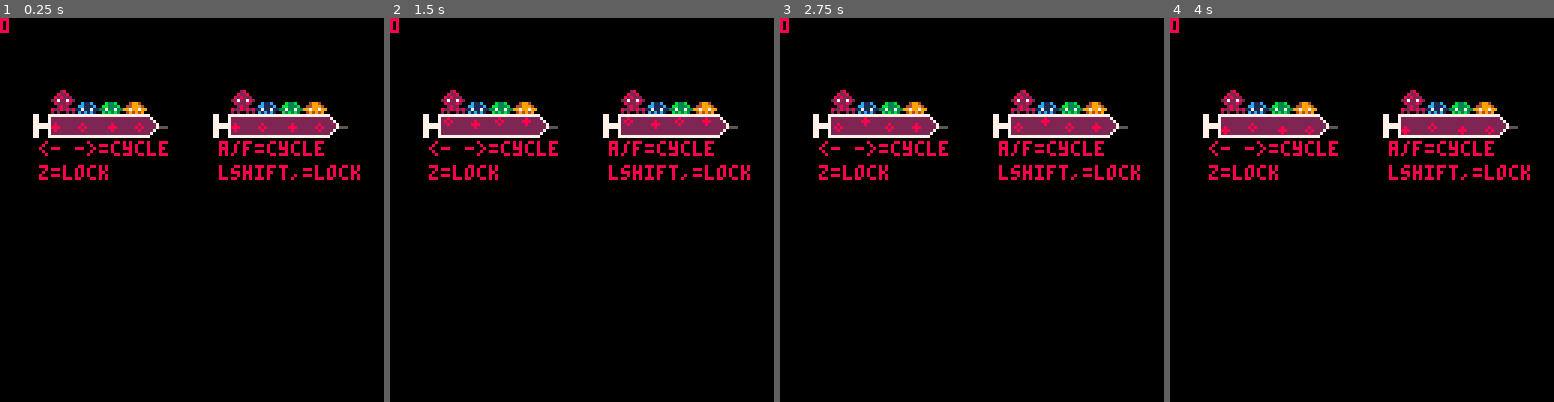
Above: before the commit, frames 1-4 (left to right).
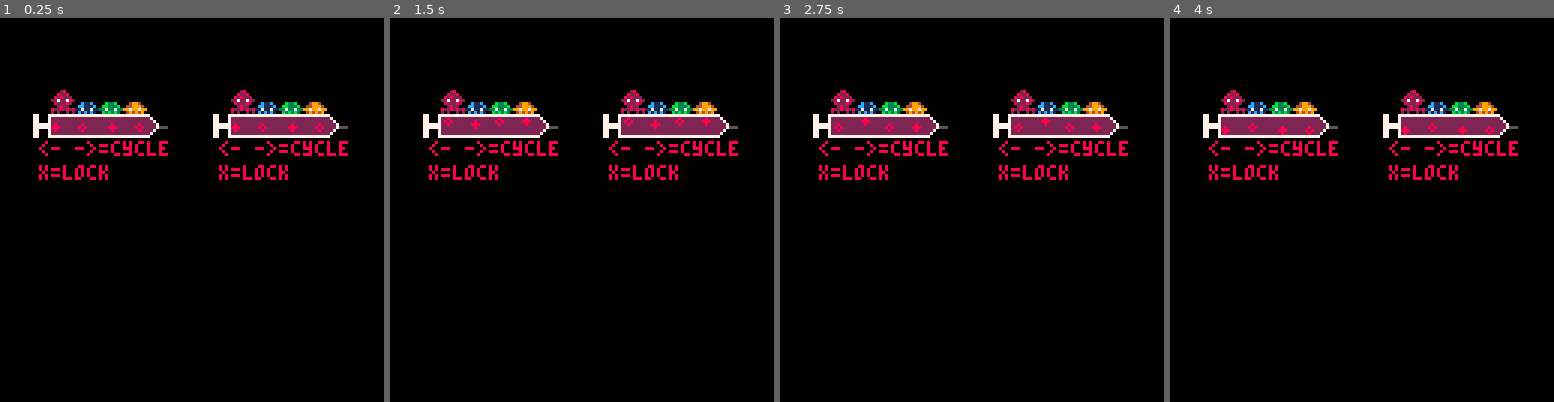
Above: after the commit, the same moments.

Repository: Von-dy/Game_Design_Final_Project
Game: PICO-8 cartridge current_build.p8
Two runs of this game, one before a commit and one after it. Both use one fixed random seed, a clock stepped at 60 frames per second and the inputs below.
Inputs:
- Up to frame 1 (0.25 s): no input
- Up to frame 2 (1.5 s): tap X (X key) at 0.33, 1.07 s; tap O (Z key) at 0.7 s
- Up to frame 3 (2.75 s): hold Right 1.6-2.1 s; tap O (Z key) at 1.7, 2.1, 2.5 s; tap X (X key) at 1.85 s; hold Up 2.15-2.42 s; hold Right from 2.47 s (still down)
- Up to frame 4 (4 s): tap O (Z key) at 2.9, 3.3, 3.7 s; tap X (X key) at 2.97 s; release Right at 3.03 s; hold Left 3.08-3.58 s; hold Down 3.63-3.97 s

The runs differ from the first frame. In frame 1, 1.2% of the frame differs, in the area x 0-94%, y 0-43%; in frame 2, 1.2%; in frame 3, 1.2%; in frame 4, 1.2%.

Commit message:
More fixes

Diff:
--- a/current_build.p8
+++ b/current_build.p8
@@ -50,6 +50,7 @@
  	stomach()
  end
  set_area()
+ scoreboard(n)
 end
 
 --change map
@@ -310,6 +311,7 @@
    --0=grounded, 1=airborne, 2=crouch, 3=invuln
    state=0,
    last_action=0,
+   scores={},
    n=slot,
    sprite=6,
    x=20,
@@ -340,6 +342,20 @@
  add(players,p)
 end
 
+--track stats for score
+function scoreboard(n)
+ thisboard={
+  bossid=boss.id,
+  lasttime=time(),
+  timer=0,
+  hitstaken=0,
+  hitsgiven=0
+ }
+ for p in all(players) do
+  p.scores[boss.id]=thisboard
+ end
+end
+
 function makehitbox(x,y,w,h)
  hbox = {
   x=x,
@@ -598,6 +614,7 @@
  if game.frame_counter>=60 then game.frame_counter=0 end
  if game.state==0 then update_menu() end
  if game.state==2 then update_game() end
+ if game.state==3 then update_gameover() end
 end
 
 function update_menu()
@@ -625,7 +642,7 @@
  count=0
  for p in all(players) do
    if p.hp<=0 then count+=1 end
-   if count==2 then _init() end
+   if count==2 then game.state=3 end
    if p.hp>0 then
     groundmovement(p)
     boss_interaction(boss.id,p)
@@ -636,6 +653,18 @@
   if boss.id==0 then make_boss(1) end
   --fighting heart boss
   boss_logic(boss.id)
+  update_timers()
+end
+
+function update_timers()
+ local t=time()
+ local currboss=boss.id
+ for p in all(players) do
+  if t-p.scores[boss.id].lasttime>2 then
+   p.scores[boss.id].timer+=1
+   p.scores[boss.id].lasttime=t
+  end
+ end
 end
 
 function update_player_sprite(p)
@@ -657,6 +686,11 @@
  else p.sprite=16 end
 end
 
+function update_gameover()
+ --x to restart
+ if btn(5) then _init() end
+end
+
 function heart_beat()
  z+=.045+(.02*boss.state)
  if z>1 then z=0 end
@@ -666,9 +700,9 @@
 function _draw()
  cls()
  map(0,0,0,0,16,16)
- print(players[1].j)
  if game.state==0 then draw_menu() end
  if game.state==2 then draw_game() end
+ if game.state==3 then draw_gameover() end
 end
 
 function draw_menu()
@@ -752,10 +786,10 @@
 
  if p.n==0 then
   print("<- ->=cycle", x+5, y+1)
-  print("z=lock", x+5, y+9)
+  print("x=lock", x+5, y+9)
  elseif p.n==1 then
-  print("a/f=cycle", x+5, y+1)
-  print("lshift,=lock", x+5, y+9)
+  print("<- ->=cycle", x+5, y+1)
+  print("x=lock", x+5, y+9)
  end
 end
 
@@ -936,6 +970,24 @@
   spr(b.sprite,b.x,b.y)
  end
 end
+
+function draw_gameover()
+ cls()
+ print("game over",50,30,3)
+ line(50,36,84,36,3)
+ print("time",28,42,11)
+ print("hits taken",58,42)
+ local ypos=52
+ for p in all(players) do
+  spr(p.sprite,12,ypos)
+  print(p.scores[boss.id].timer,28,ypos)
+  print(p.scores[boss.id].hitstaken,58,ypos)
+  ypos+=16
+ end
+ print("x to restart",45,100,3)
+end
+
+
 __gfx__
 00000000000b30000003b0000000000000b33b0000b33b000003b000000770007777777777777777777777777700000000000000000000000000000000000000
 0000000000b33b0000b33b00000000000b333bb00b333bb000b33b00000770007000000000000000000000000070000000000000000000000000000000000000
